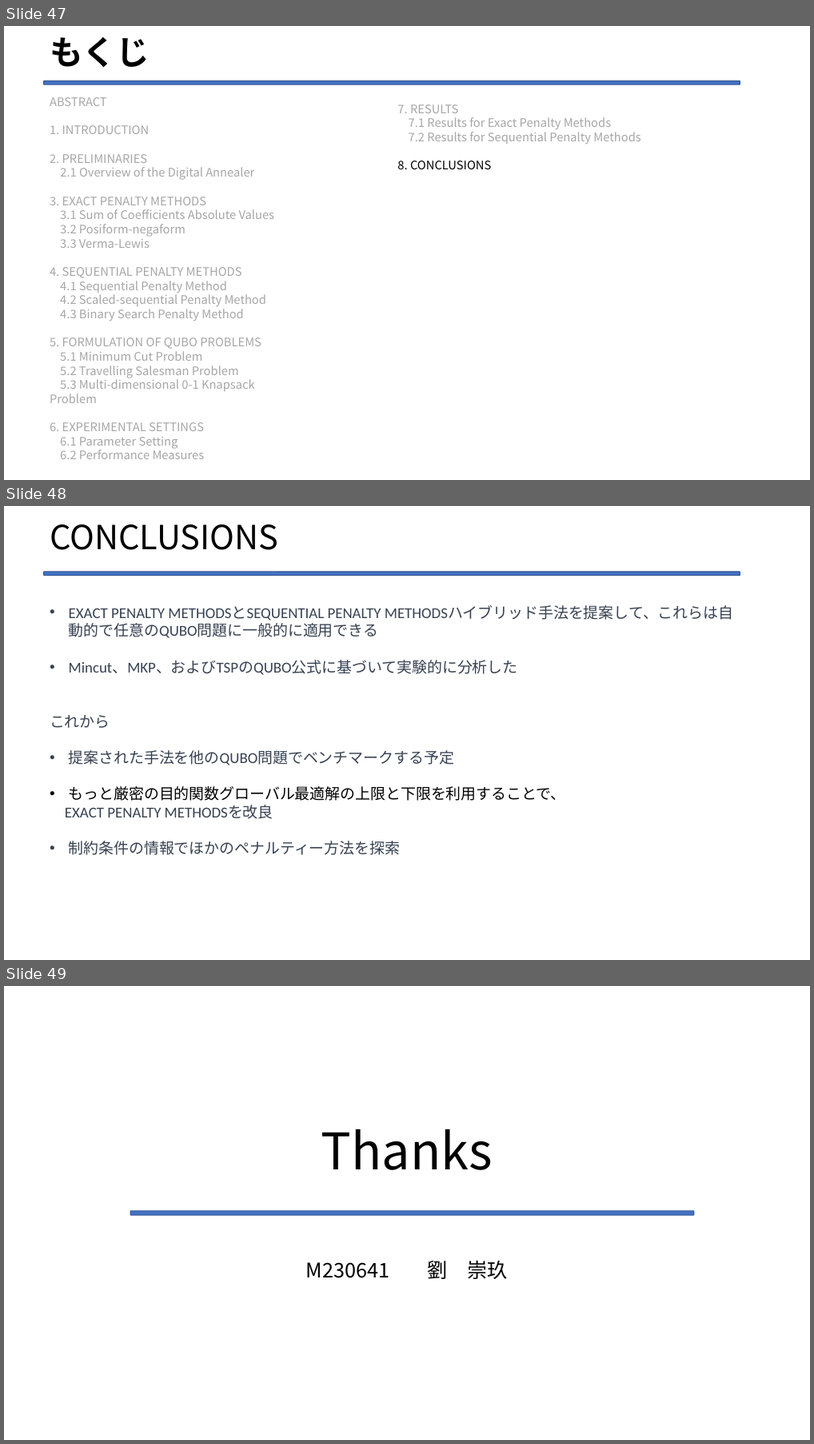
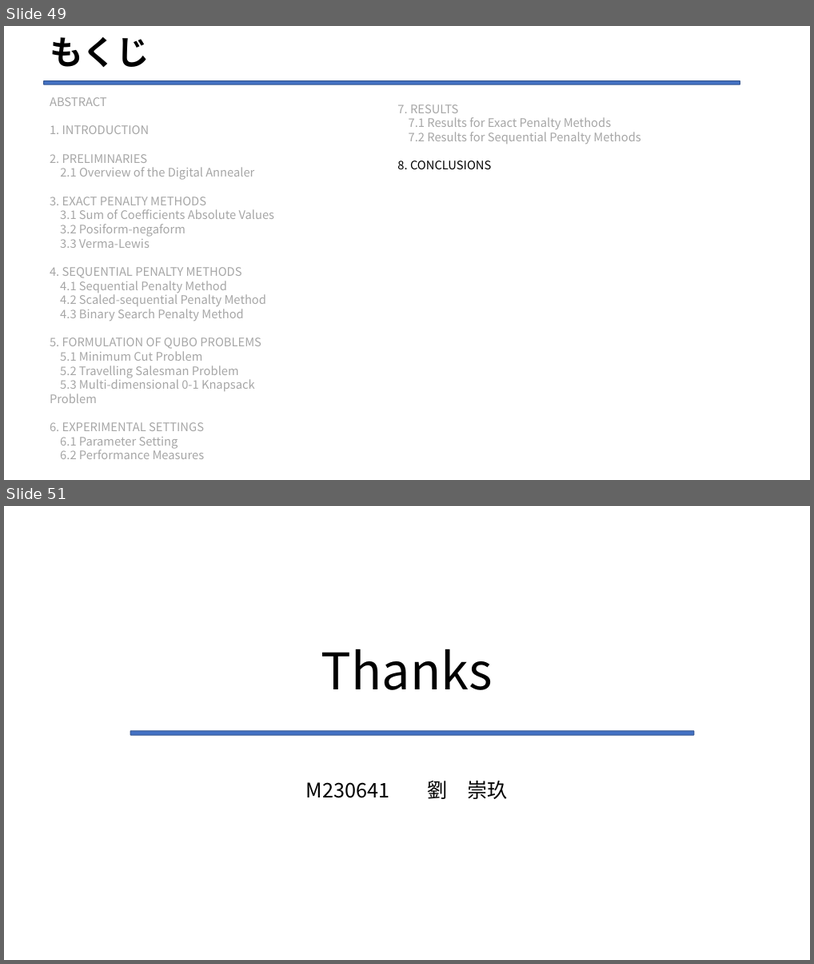
Before and after one commit to Legolas9999/zemi, a slide deck: lcj_ron_zemi2.pptx. Shown one above the other, each under a label of ours: slides 47, 48 and 49 before the commit, slides 49 and 51 after it; the slides between them are not shown. The pictures are 814x1444 and 814x964 pixels, drawn with LibreOffice and Linux fonts; fonts in the diff are those of the drawing. Boxes give left, top, right and bottom in pixels: in the first picture for what was removed or moved away, otherwise in the second. Text is boxed around its words. In the diff, an @@ line names an element or a change of style, - is before the commit and + after.

```diff
--- a/lcj_ron_zemi2.pptx
+++ b/lcj_ron_zemi2.pptx
@@ slide 48 removed at (4,506,810,960), background #FFFFFF @@
@@ title removed at (50,524,278,550) @@
-CONCLUSIONS
@@ rounded rectangle removed at (44,572,741,576) @@
@@ text removed at (50,605,734,855) @@
-• EXACT PENALTY METHODSとSEQUENTIAL PENALTY METHODSハイブリッド手法を提案して、これらは自動的で任意のQUBO問題に一般的に適用できる
-• Mincut、MKP、およびTSPのQUBO公式に基づいて実験的に分析した
-これから
-• 提案された手法を他のQUBO問題でベンチマークする予定
-• もっと厳密の目的関数グローバル最適解の上限と下限を利用することで、
-EXACT PENALTY METHODSを改良
-• 制約条件の情報でほかのペナルティー方法を探索
@@ what was slide 47 is now slide 49 @@
@@ what was slide 49 is now slide 51 @@
```
Also in this commit, not shown: 6 slides changed, 3 slides added.
